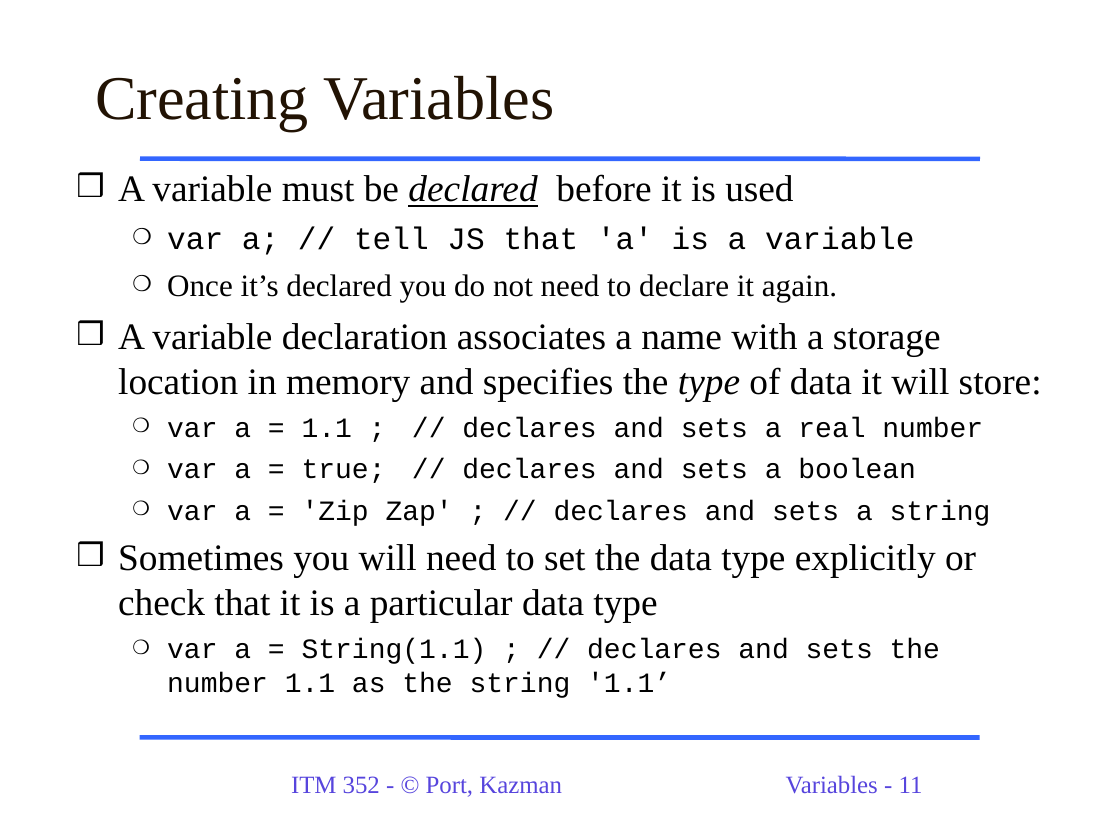
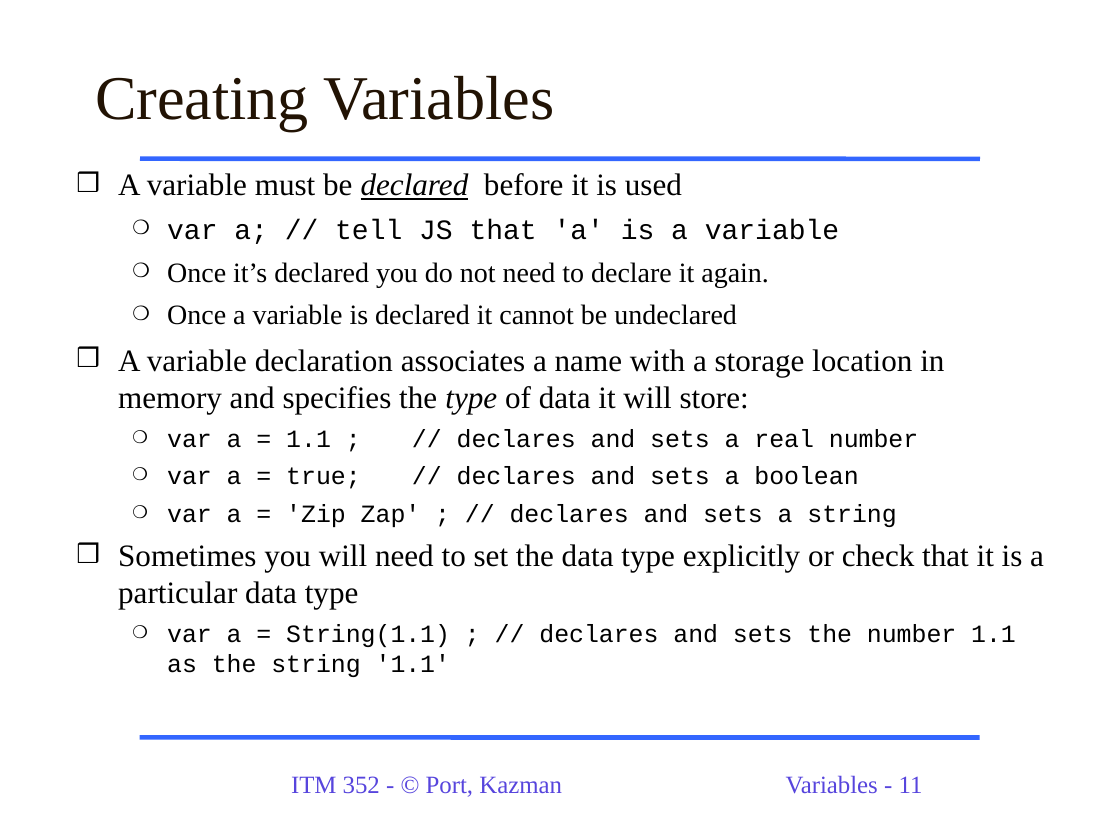
Before and after one commit to dport96/ITM352, a slide deck: slide 11 of morea/050.variables_data_types/ITM352_data_types_variables.ppt. Drawn at 1120x840 pixels with LibreOffice and Linux fonts; fonts in the diff are those of the drawing. Boxes give left, top, right and bottom in pixels: in the first picture for what was removed or moved away, otherwise in the second. Text is boxed around its words. In the diff, an @@ line names an element or a change of style, - is before the commit and + after.

```diff
--- a/morea/050.variables_data_types/ITM352_data_types_variables.ppt
+++ b/morea/050.variables_data_types/ITM352_data_types_variables.ppt
@@ text at (118, 173, 1044, 609): size 24 to 20 pt in "A variable must be declared before it ...", "A variable declaration associates a name with ...", "Sometimes you will need to set the ..."; size 20 to 18 pt in "var a; // tell JS that 'a' ...", "Once it’s declared you do not need ..."; size 18 to 16 pt in "var a = 1.1 ; // declares ...", "var a = true; // declares and ...", "var a = 'Zip Zap' ; // ..." @@
@@ text at (167, 304, 737, 325): paragraph added @@
+  ❍ Once a variable is declared it cannot be undeclared
@@ text at (167, 624, 1016, 677): text changed; size 18 to 16 pt @@
-  ❍ var a = String(1.1) ; // declares and sets the number 1.1 as the string '1.1’
+  ❍ var a = String(1.1) ; // declares and sets the number 1.1 as the string '1.1'
```
Also in this commit, not shown: 2 other slides changed, 2 slides added.
